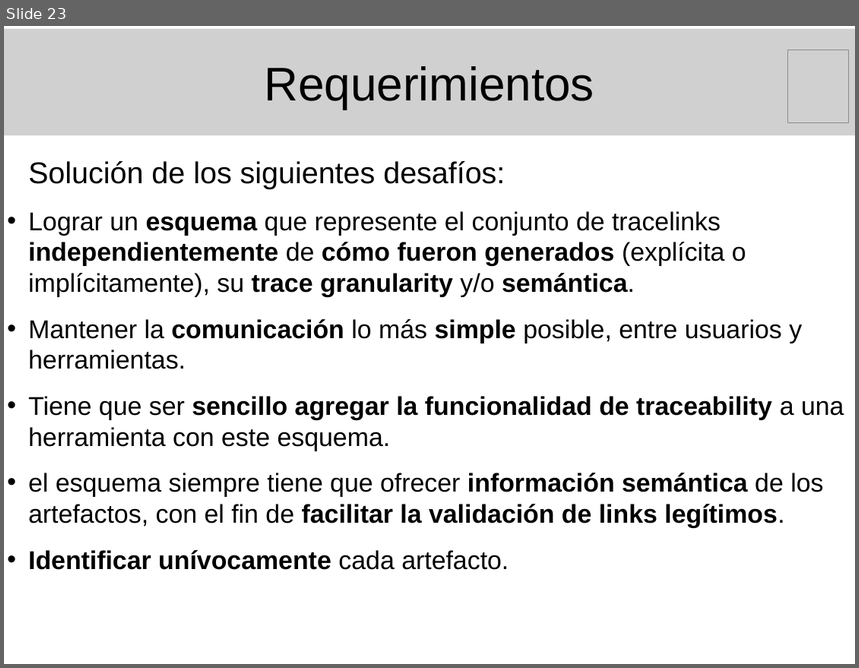
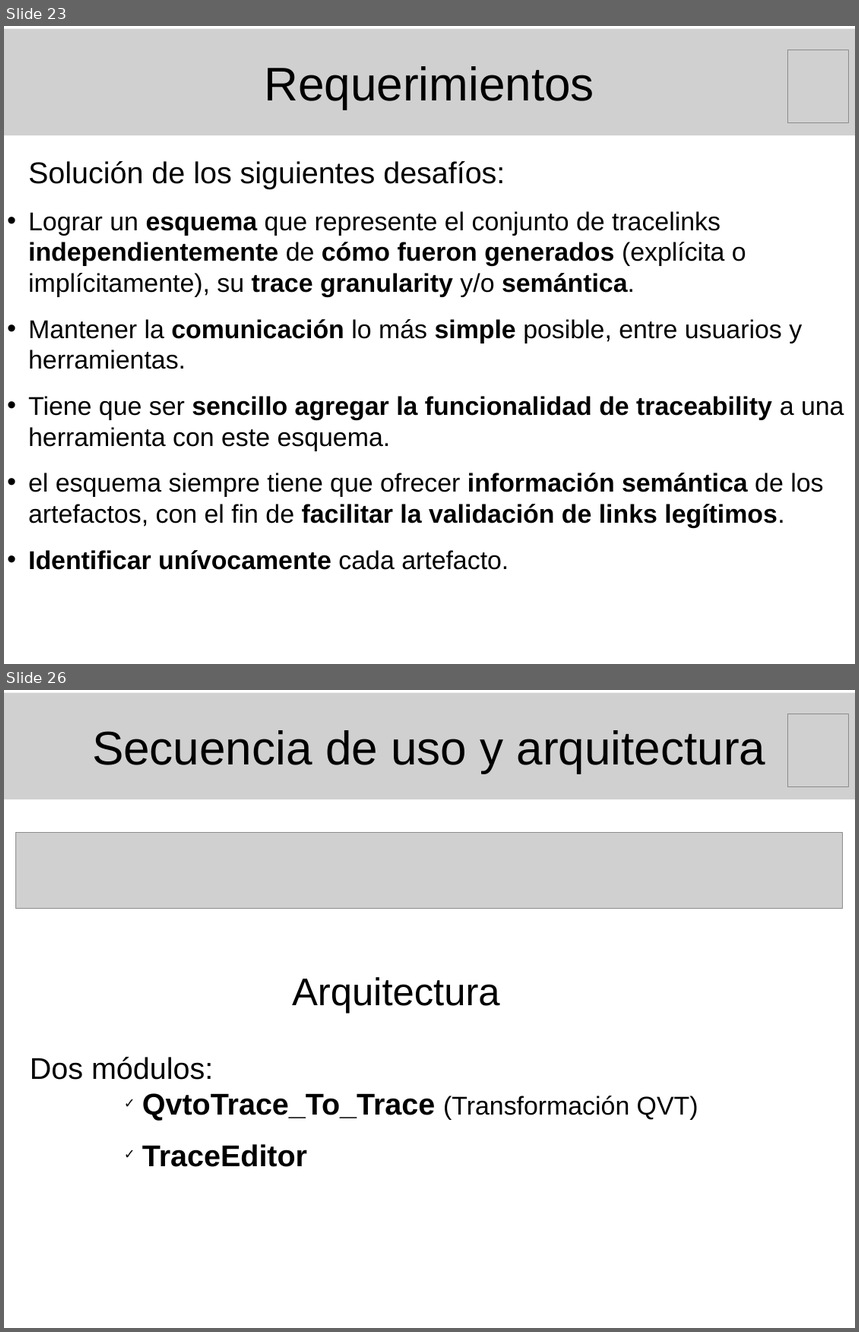
Before and after one commit to marianogili/TraceabilityEditor, a slide deck: Presentacion/PresentacionGili.odp. Shown one above the other, each under a label of ours: slide 23 before the commit, slides 23 and 26 after it; the slides between them are not shown. The pictures are 859x668 and 859x1332 pixels, drawn with LibreOffice and Linux fonts; fonts in the diff are those of the drawing; grey boxes stand for pictures. Boxes give left, top, right and bottom in pixels: in the first picture for what was removed or moved away, otherwise in the second. Text is boxed around its words. In the diff, an @@ line names an element or a change of style, - is before the commit and + after.

```diff
--- a/Presentacion/PresentacionGili.odp
+++ b/Presentacion/PresentacionGili.odp
@@ slide 26 added at box(4, 690, 855, 1328), background #FFFFFF @@
@@ picture added at box(4, 693, 855, 799), 44 pt, text #000000 @@
+Secuencia de uso y arquitectura
@@ picture added at box(789, 714, 850, 787) @@
@@ picture added at box(16, 833, 844, 909) @@
@@ text added at box(30, 977, 699, 1167), 28 pt, text #000000 @@
+Arquitectura
+Dos módulos:
+✓ QvtoTrace_To_Trace (Transformación QVT)
+✓ TraceEditor
```
Also in this commit, not shown: 10 other slides added.
